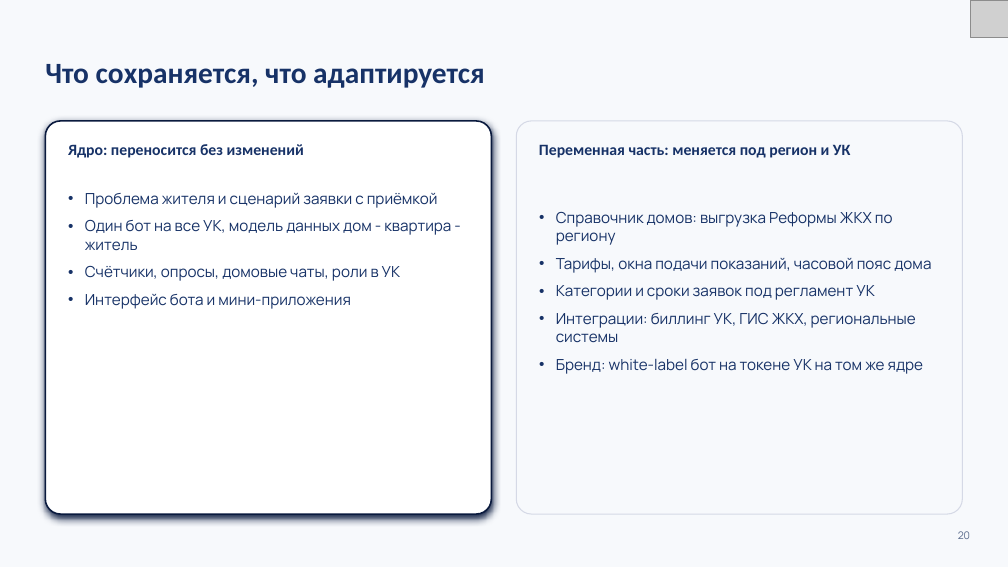
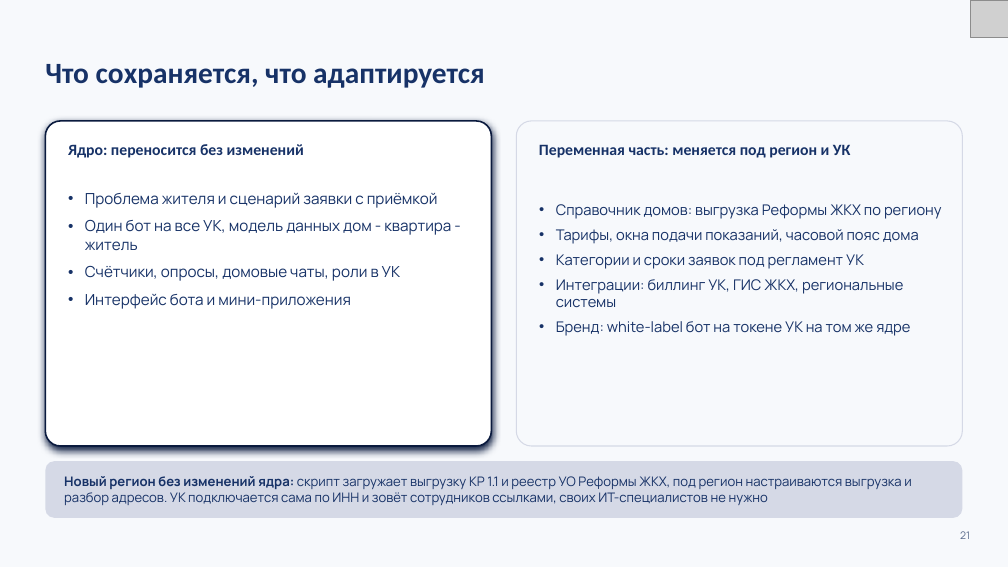
Before and after one commit to K1rL3s/vkmax-mobilization, a slide deck: slide 21 of docs/preza/zheka.pptx (slide 20 before the commit). Drawn at 1008x567 pixels with LibreOffice and Linux fonts; fonts in the diff are those of the drawing; grey boxes stand for pictures. Boxes give left, top, right and bottom in pixels: in the first picture for what was removed or moved away, otherwise in the second. Text is boxed around its words. In the diff, an @@ line names an element or a change of style, - is before the commit and + after.

```diff
--- a/docs/preza/zheka.pptx
+++ b/docs/preza/zheka.pptx
@@ rounded rectangle resized from (x1=45, y1=121, x2=492, y2=514) to (x1=45, y1=121, x2=492, y2=446) @@
@@ rounded rectangle at (x1=45, y1=121, x2=492, y2=446): proportions changed @@
@@ rounded rectangle at (x1=516, y1=121, x2=963, y2=446): proportions changed @@
@@ rounded rectangle resized from (x1=516, y1=121, x2=963, y2=514) to (x1=516, y1=121, x2=963, y2=446) @@
@@ text "Справочник домов: выгрузка Реформы ЖКХ ..." moved from (x1=556, y1=212, x2=931, y2=374) to (x1=556, y1=204, x2=942, y2=336) @@
@@ text "Справочник домов: выгрузка Реформы ЖКХ ..." at (x1=556, y1=204, x2=942, y2=336): size 14.5 to 14 pt; less space between paragraphs @@
@@ rounded rectangle added at (x1=45, y1=461, x2=963, y2=518), fill #D5D9E6 @@
@@ text added at (x1=64, y1=476, x2=911, y2=505), 12.5 pt, text #173267 @@
+Новый регион без изменений ядра: скрипт загружает выгрузку КР 1.1 и реестр УО Реформы ЖКХ, под регион настраиваются выгрузка и разбор адресов. УК подключается сама по ИНН и зовёт сотрудников ссылками, своих ИТ-специалистов не нужно
@@ text at (x1=960, y1=531, x2=970, y2=539): text changed @@
-20
+21
```
Also in this commit, not shown: 20 other slides changed, 2 slides added, 1 slide removed, 10 other files.
